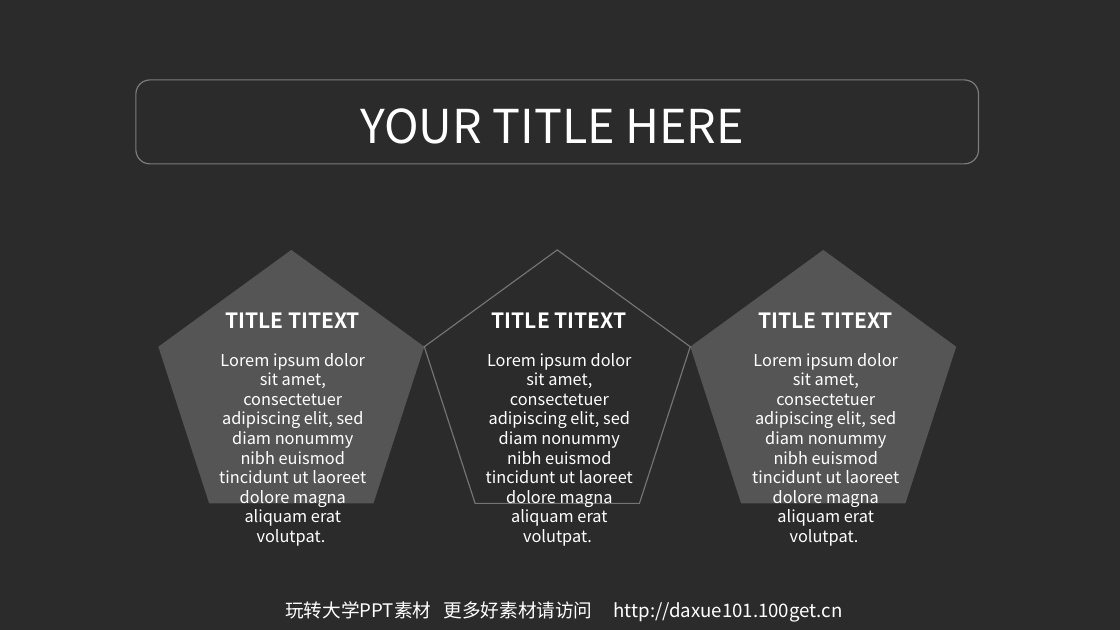
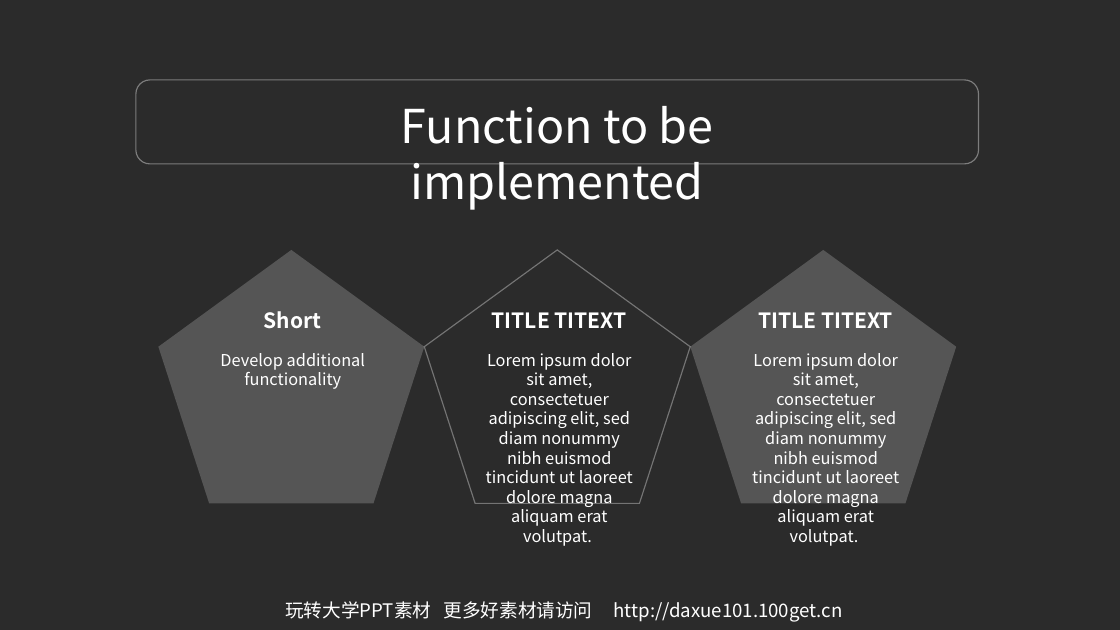
Before and after one commit to JengTallis/ECJam-1, a slide deck: slide 13 of 03.玩转大学PPT高档模板-IOS风格简约蓝ppt模板.ppt (slide 5 before the commit). Drawn at 1120x630 pixels with LibreOffice and Linux fonts; fonts in the diff are those of the drawing; background and template pictures are left out; a plain dark background stands for a picture behind light text. Boxes give left, top, right and bottom in pixels: in the first picture for what was removed or moved away, otherwise in the second. Text is boxed around its words. In the diff, an @@ line names an element or a change of style, - is before the commit and + after.

```diff
--- a/03.玩转大学PPT高档模板-IOS风格简约蓝ppt模板.ppt
+++ b/03.玩转大学PPT高档模板-IOS风格简约蓝ppt模板.ppt
@@ text removed at bbox=[360, 108, 743, 144] @@
-YOUR TITLE HERE
@@ text added at bbox=[401, 106, 714, 210], 40 pt, text #FFFFFF @@
+Function to be implemented
@@ text at bbox=[264, 311, 322, 329]: text changed @@
-TITLE TITEXT
+Short
@@ text removed at bbox=[219, 353, 366, 546] @@
-Lorem ipsum dolor sit amet, consectetuer adipiscing elit, sed diam nonummy nibh euismod tincidunt ut laoreet dolore magna aliquam erat volutpat.
@@ text added at bbox=[220, 353, 365, 389], 14 pt, text #FFFFFF @@
+Develop additional functionality
```
Also in this commit, not shown: 4 other slides changed, 13 slides added, 4 slides removed, 1 other file.
